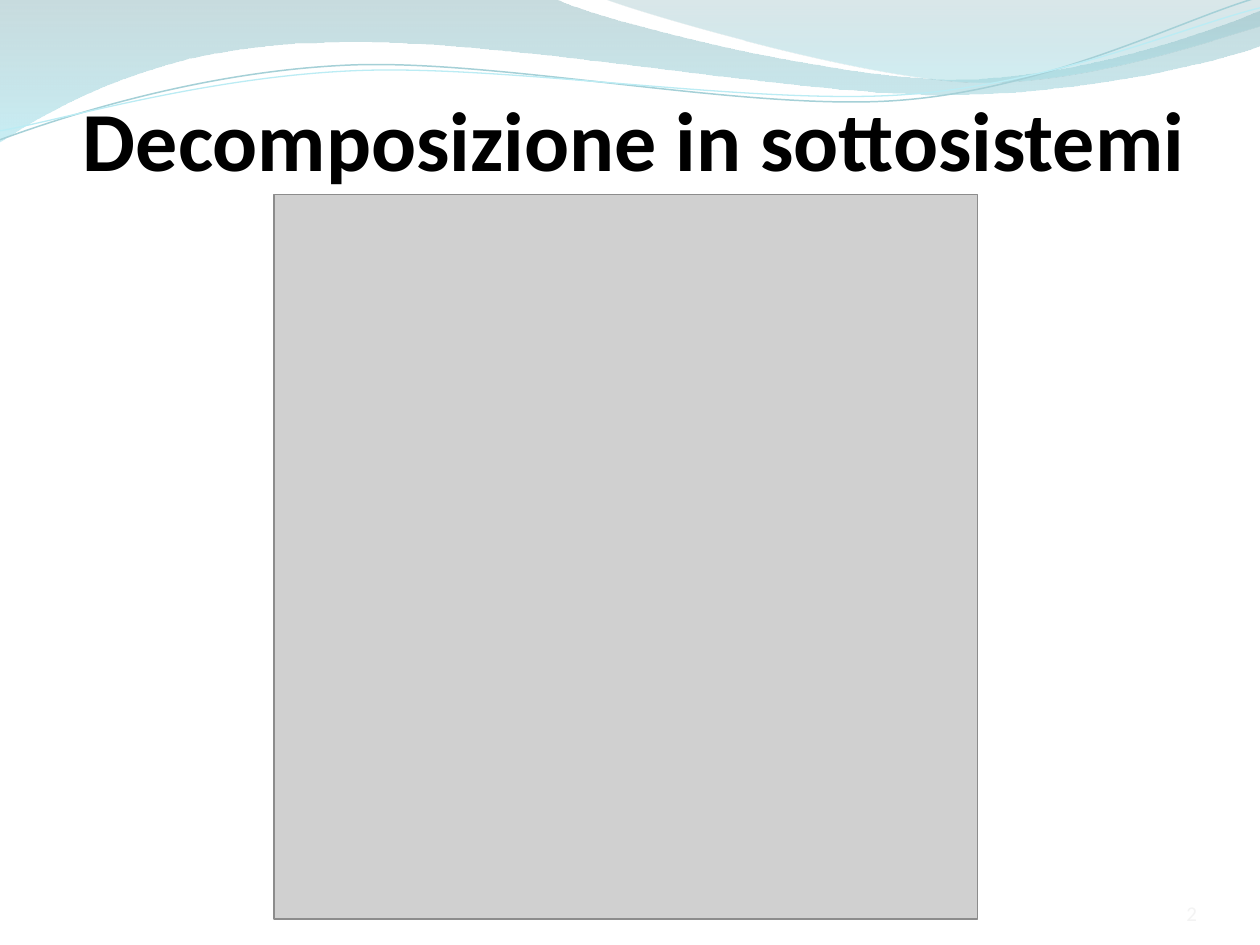
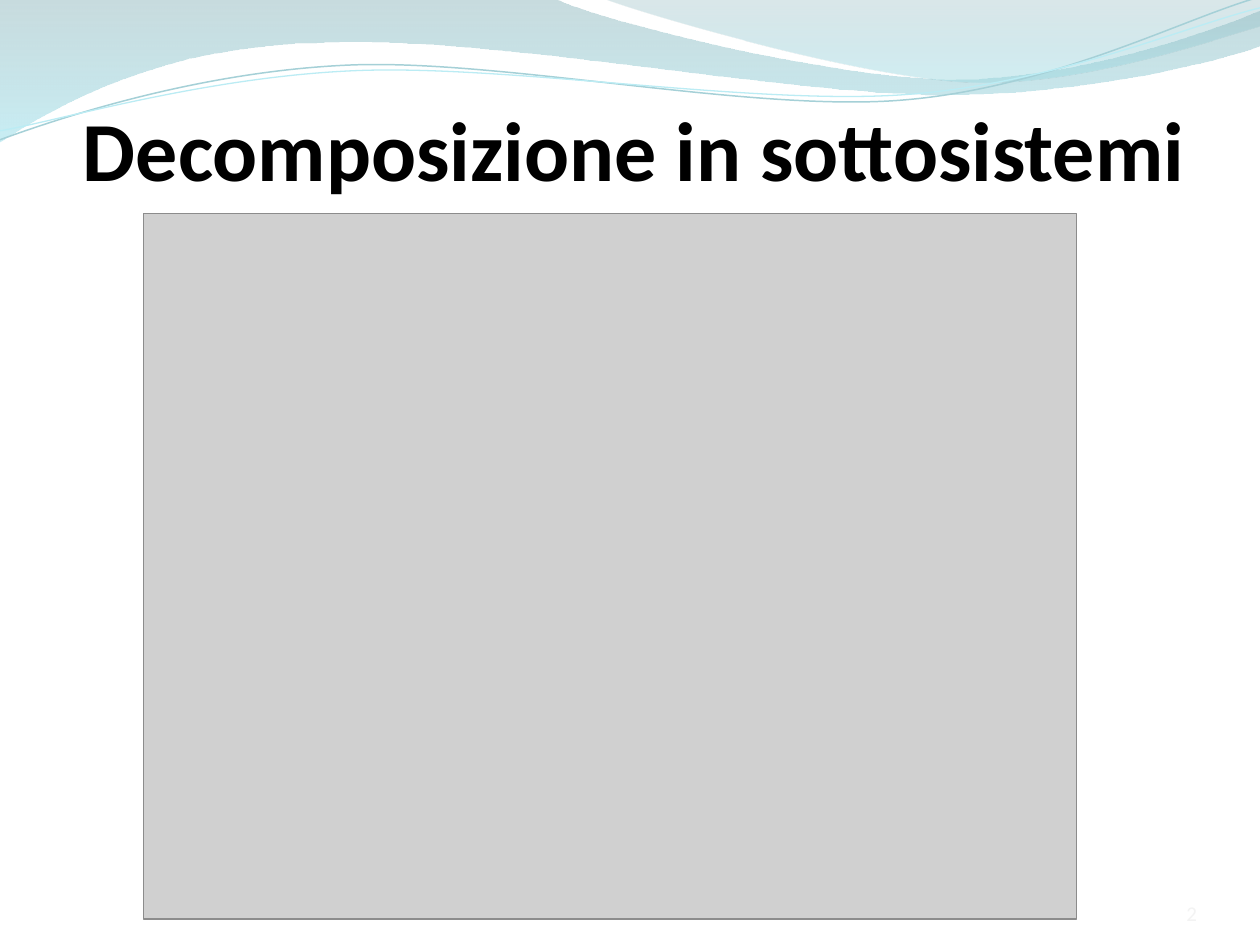
Before and after one commit to ammirate/at-silo, a slide deck: slide 2 of Presentazione/Atsilo2/Ferrara/Ferrara_M_PresentazioneFinale.pptx. Drawn at 1260x945 pixels with LibreOffice and Linux fonts; fonts in the diff are those of the drawing; grey boxes stand for pictures. Boxes give left, top, right and bottom in pixels: in the first picture for what was removed or moved away, otherwise in the second. Text is boxed around its words. In the diff, an @@ line names an element or a change of style, - is before the commit and + after.

```diff
--- a/Presentazione/Atsilo2/Ferrara/Ferrara_M_PresentazioneFinale.pptx
+++ b/Presentazione/Atsilo2/Ferrara/Ferrara_M_PresentazioneFinale.pptx
@@ text "Decomposizione in sottosistemi": place and size @@
-text "Decomposizione in sottosistemi" at bbox=[83, 102, 1184, 185]
+text "Decomposizione in sottosistemi" at bbox=[83, 112, 1184, 195]
@@ picture: place and size @@
-picture at bbox=[273, 195, 976, 920]
+picture at bbox=[144, 214, 1076, 920]
```
Also in this commit, not shown: 10 other slides changed, 2 slides added.
